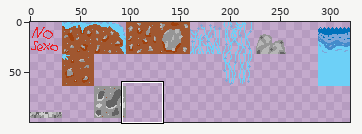
Edited in one commit: sprite sheet (Up Unwell/sprites/Tilesetbasic_spr/4378e4c5-f0f6-46a4-8396-6d14f2b74e54.png). Above: a wide view before the commit, with the close-up outlined.
Close-up. First the earlier version:
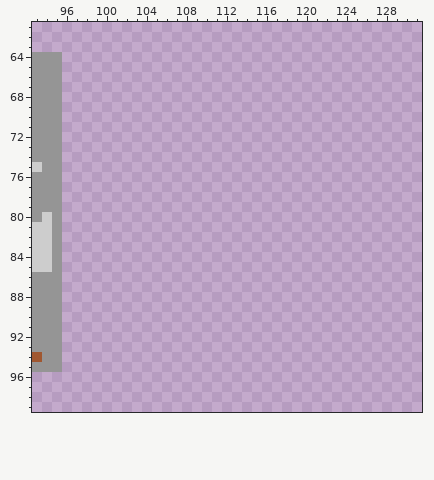
The file is 320x320 pixels. Shown: x 93..131, y 61..99. The wide view leaves out empty margins. The commit also changed other parts of the picture, which this record leaves out.
After:
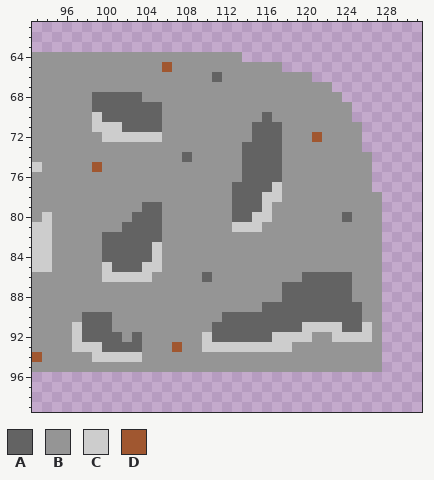
Palette (. is transparent): A #636363  B #959595  C #cdcdcd  D #a05730
Changes in this commit:
@@ x 93..131 @@
  63 .......................................
- 64 BBB....................................
- 65 BBB....................................
- 66 BBB....................................
- 67 BBB....................................
- 68 BBB....................................
- 69 BBB....................................
- 70 BBB....................................
- 71 BBB....................................
- 72 BBB....................................
- 73 BBB....................................
- 74 BBB....................................
- 75 CBB....................................
- 76 BBB....................................
- 77 BBB....................................
- 78 BBB....................................
- 79 BBB....................................
- 80 BCB....................................
- 81 CCB....................................
- 82 CCB....................................
- 83 CCB....................................
- 84 CCB....................................
- 85 CCB....................................
- 86 BBB....................................
- 87 BBB....................................
- 88 BBB....................................
- 89 BBB....................................
- 90 BBB....................................
- 91 BBB....................................
- 92 BBB....................................
- 93 BBB....................................
- 94 DBB....................................
- 95 BBB....................................
+ 64 BBBBBBBBBBBBBBBBBBBBB..................
+ 65 BBBBBBBBBBBBBDBBBBBBBBBBB..............
+ 66 BBBBBBBBBBBBBBBBBBABBBBBBBBB...........
+ 67 BBBBBBBBBBBBBBBBBBBBBBBBBBBBBB.........
+ 68 BBBBBBAAAAABBBBBBBBBBBBBBBBBBBB........
+ 69 BBBBBBAAAAAAABBBBBBBBBBBBBBBBBBB.......
+ 70 BBBBBBCAAAAAABBBBBBBBBBABBBBBBBB.......
+ 71 BBBBBBCCCAAAABBBBBBBBBAAABBBBBBBB......
+ 72 BBBBBBBCCCCCCBBBBBBBBBAAABBBDBBBB......
+ 73 BBBBBBBBBBBBBBBBBBBBBAAAABBBBBBBB......
+ 74 BBBBBBBBBBBBBBBABBBBBAAAABBBBBBBBB.....
+ 75 CBBBBBDBBBBBBBBBBBBBBAAAABBBBBBBBB.....
+ 76 BBBBBBBBBBBBBBBBBBBBBAAAABBBBBBBBB.....
+ 77 BBBBBBBBBBBBBBBBBBBBAAAACBBBBBBBBB.....
+ 78 BBBBBBBBBBBBBBBBBBBBAAACCBBBBBBBBBB....
+ 79 BBBBBBBBBBBAABBBBBBBAAACBBBBBBBBBBB....
+ 80 BCBBBBBBBBAAABBBBBBBAACCBBBBBBBABBB....
+ 81 CCBBBBBBBAAAABBBBBBBCCCBBBBBBBBBBBB....
+ 82 CCBBBBBAAAAAABBBBBBBBBBBBBBBBBBBBBB....
+ 83 CCBBBBBAAAAACBBBBBBBBBBBBBBBBBBBBBB....
+ 84 CCBBBBBAAAAACBBBBBBBBBBBBBBBBBBBBBB....
+ 85 CCBBBBBCAAACCBBBBBBBBBBBBBBBBBBBBBB....
+ 86 BBBBBBBCCCCCBBBBBABBBBBBBBBAAAAABBB....
+ 87 BBBBBBBBBBBBBBBBBBBBBBBBBAAAAAAABBB....
+ 88 BBBBBBBBBBBBBBBBBBBBBBBBBAAAAAAABBB....
+ 89 BBBBBBBBBBBBBBBBBBBBBBBAAAAAAAAAABB....
+ 90 BBBBBAAABBBBBBBBBBBAAAAAAAAAAAAAABB....
+ 91 BBBBCAAABBBBBBBBBBAAAAAAAAACCCCAACB....
+ 92 BBBBCAAAABABBBBBBCAAAAAACCCCBBCCCCB....
+ 93 BBBBCCCAAAABBBDBBCCCCCCCCCBBBBBBBBB....
+ 94 DBBBBBCCCCCBBBBBBBBBBBBBBBBBBBBBBBB....
+ 95 BBBBBBBBBBBBBBBBBBBBBBBBBBBBBBBBBBB....
  96 .......................................
Boxes around the changes in both close-ups, in picture pixels (x1, y1, x2, y2):
added: (62, 52, 382, 372)
